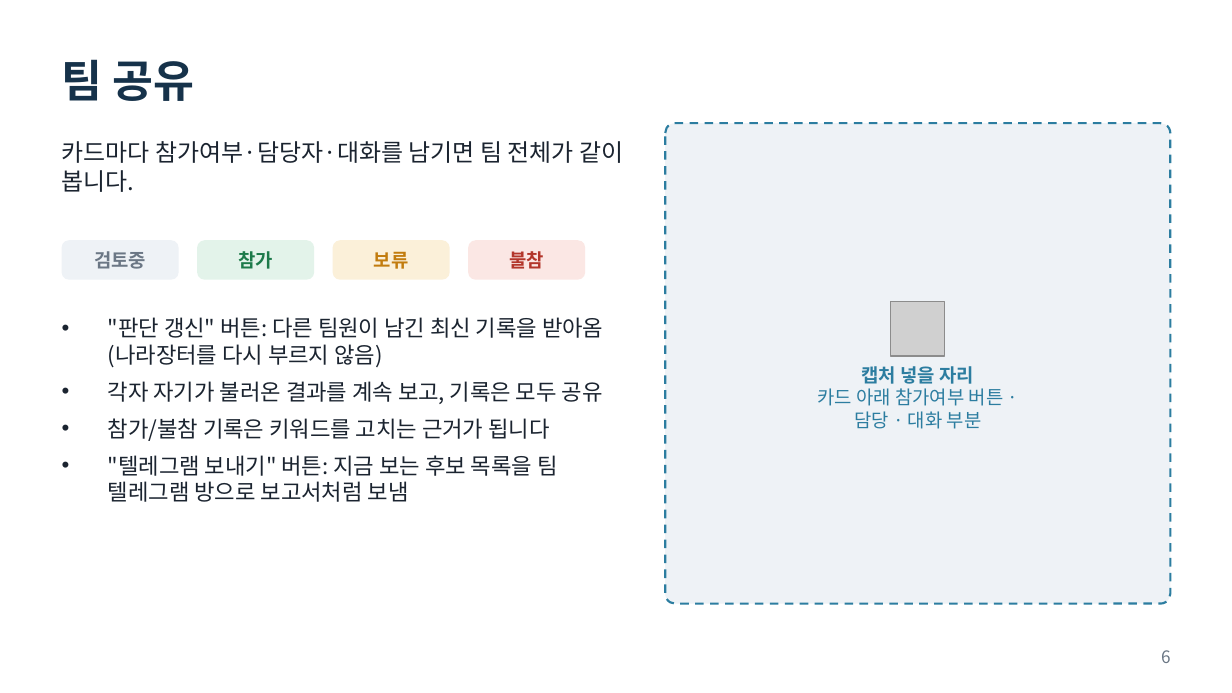
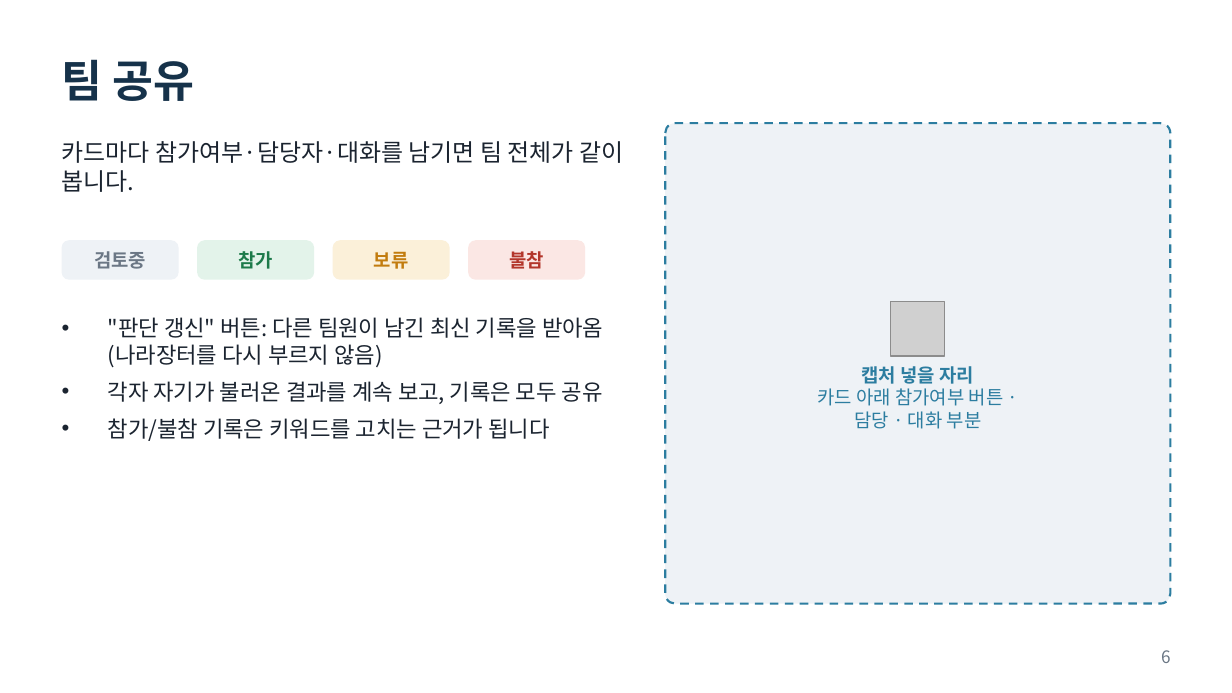
Before and after one commit to jiil-bid-monitor/Negotiate-Contract-Logic-First-try, a slide deck: slide 6 of docs/user_guide.pptx. Drawn at 1232x693 pixels with LibreOffice and Linux fonts; fonts in the diff are those of the drawing; grey boxes stand for pictures. Boxes give left, top, right and bottom in pixels: in the first picture for what was removed or moved away, otherwise in the second. Text is boxed around its words. In the diff, an @@ line names an element or a change of style, - is before the commit and + after.

```diff
--- a/docs/user_guide.pptx
+++ b/docs/user_guide.pptx
@@ text at <box>108,455,557,502</box>: paragraph removed @@
-• "텔레그램 보내기" 버튼: 지금 보는 후보 목록을 팀 텔레그램 방으로 보고서처럼 보냄
```
Also in this commit, not shown: 1 other slide changed, 14 other files.
